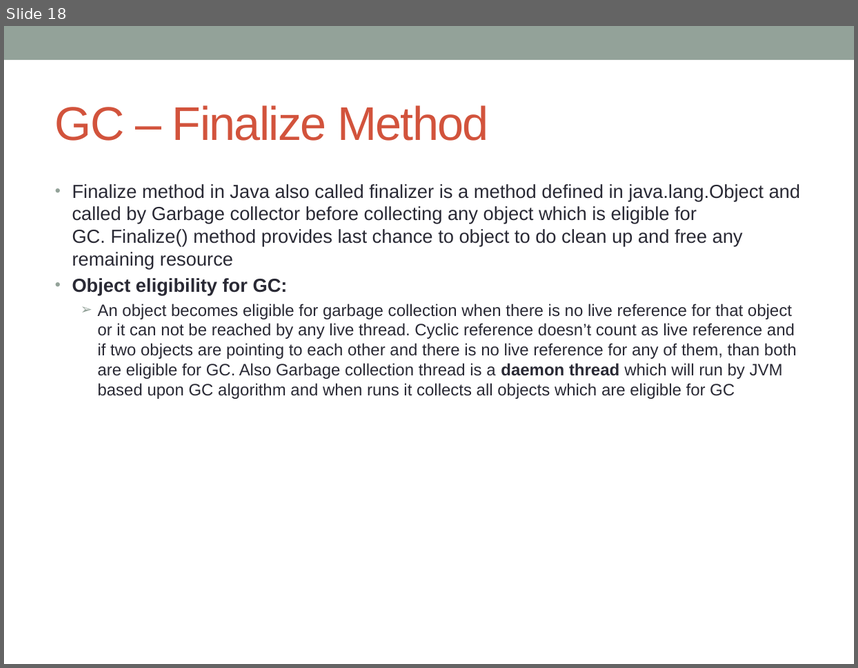
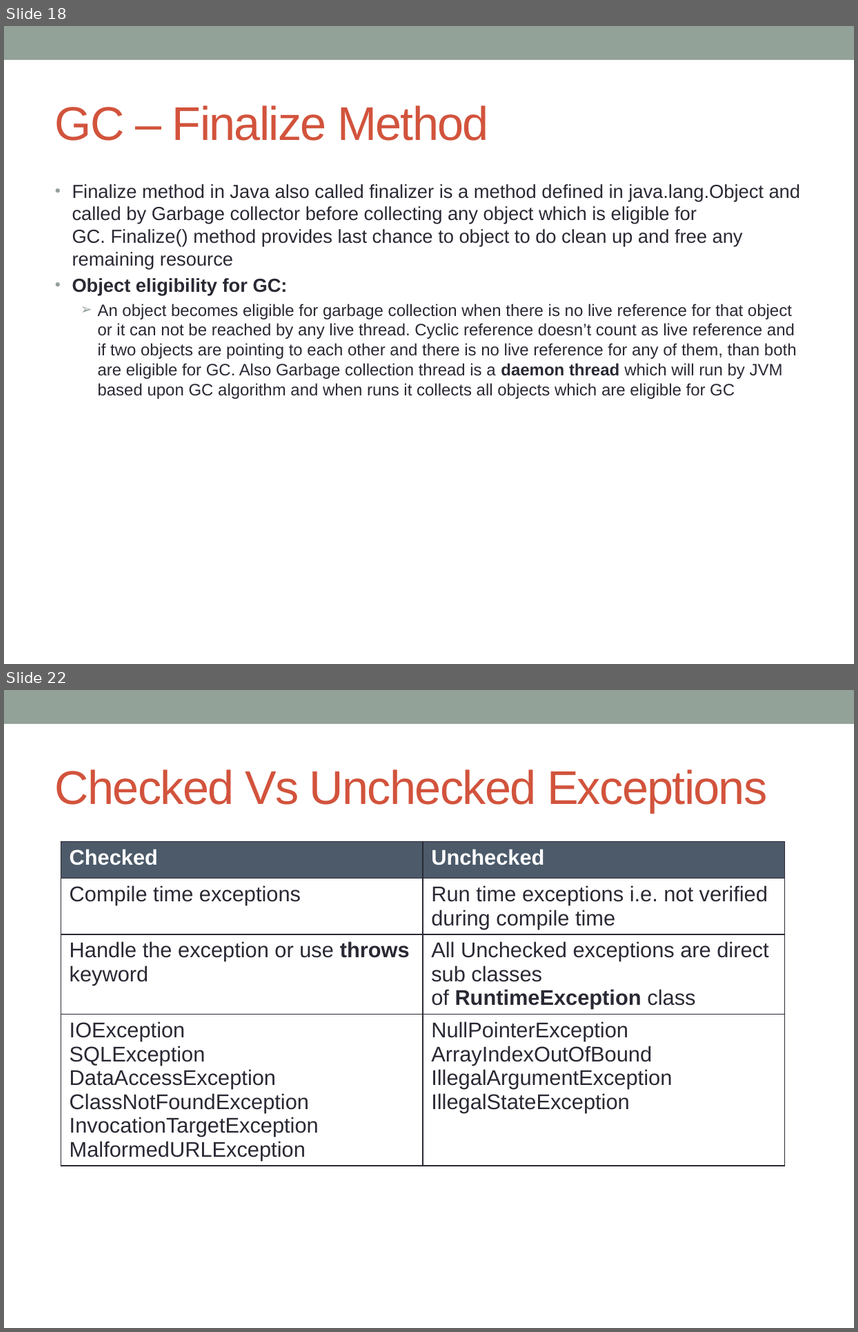
Before and after one commit to notionquest/ProjectDocumentation, a slide deck: CoreJava.pptx. Shown one above the other, each under a label of ours: slide 18 before the commit, slides 18 and 22 after it; the slides between them are not shown. The pictures are 858x668 and 858x1332 pixels, drawn with LibreOffice and Linux fonts; fonts in the diff are those of the drawing. Boxes give left, top, right and bottom in pixels: in the first picture for what was removed or moved away, otherwise in the second. Text is boxed around its words. In the diff, an @@ line names an element or a change of style, - is before the commit and + after.

```diff
--- a/CoreJava.pptx
+++ b/CoreJava.pptx
@@ slide 22 added at [4, 690, 854, 1328], background #FFFFFF; not listed: 1 template element that a slide beside it also shows @@
@@ title added at [55, 769, 767, 813], 40 pt, text #D2533C @@
+Checked Vs Unchecked Exceptions
@@ table added at [61, 841, 785, 1184], 4 rows, 2 columns @@
+Checked | Unchecked
+Compile time exceptions | Run time exceptions i.e. not verified during compile time
+Handle the exception or use throws keyword | All Unchecked exceptions are direct sub classes of RuntimeException class
+IOException / SQLException / DataAccessException / ClassNotFoundException / InvocationTargetException / MalformedURLException | NullPointerException / ArrayIndexOutOfBound / IllegalArgumentException / IllegalStateException
```
Also in this commit, not shown: 1 slide changed, 8 other slides added, 6 other files.
